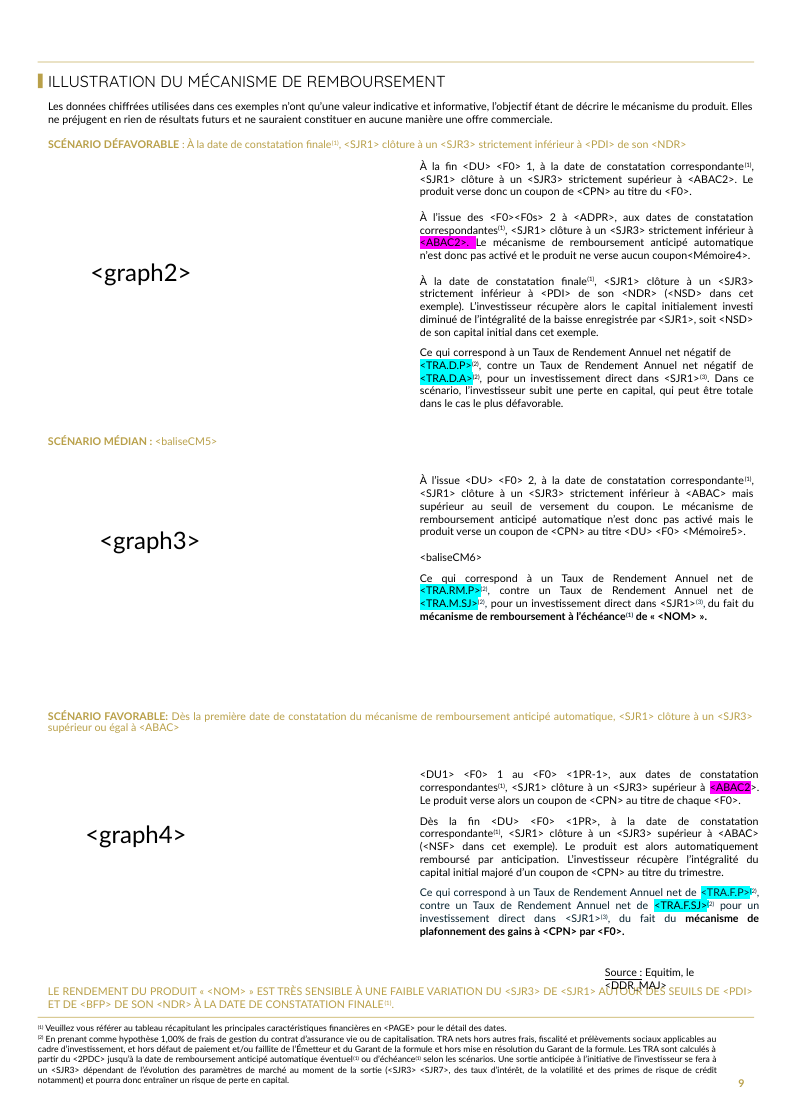
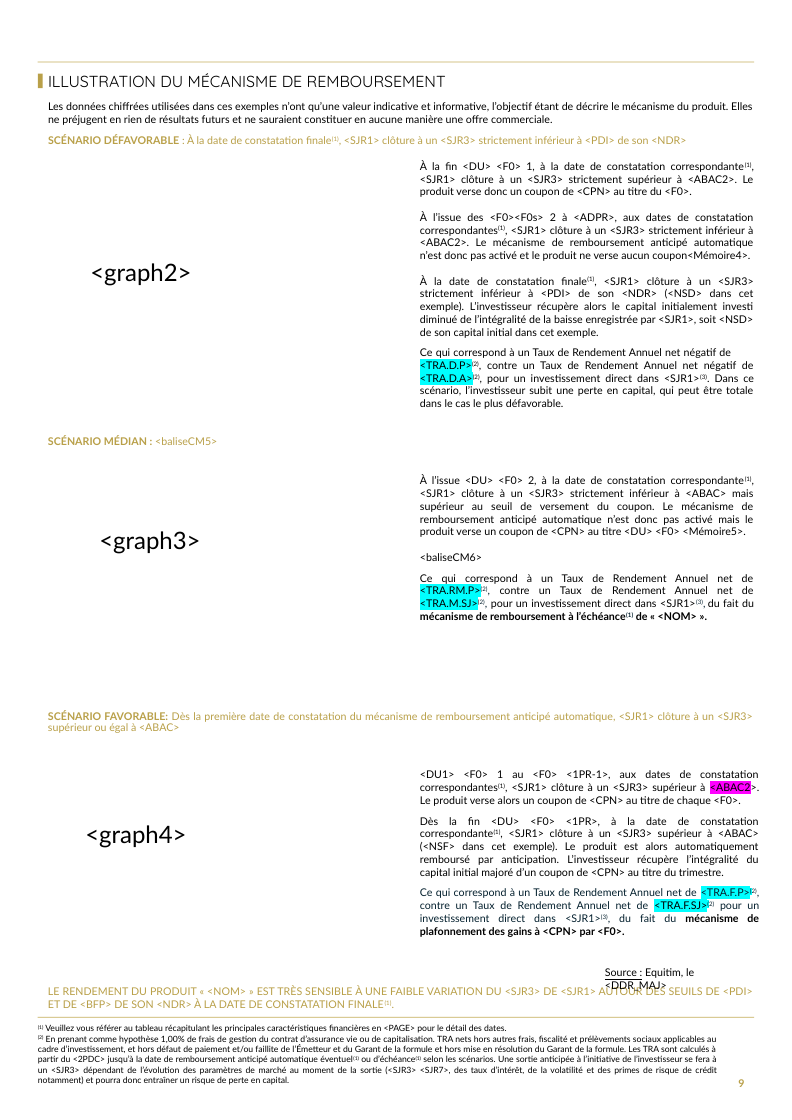
Before and after one commit to guillaumejacquin/equitim-project2, a slide deck: slide 9 of Templates/goldman sachs fci.pptx. Drawn at 792x1120 pixels with LibreOffice and Linux fonts; fonts in the diff are those of the drawing; background and template pictures are left out. Boxes give left, top, right and bottom in pixels: in the first picture for what was removed or moved away, otherwise in the second. Text is boxed around its words. In the diff, an @@ line names an element or a change of style, - is before the commit and + after.

```diff
--- a/Templates/goldman sachs fci.pptx
+++ b/Templates/goldman sachs fci.pptx
@@ text "SCÉNARIO DÉFAVORABLE : À la ..." moved from (x1=48, y1=139, x2=686, y2=148) to (x1=48, y1=135, x2=686, y2=144) @@
@@ text at (x1=420, y1=212, x2=753, y2=261): highlight #FF00FF to none in "<ABAC2>." @@
```
Also in this commit, not shown: 4 other slides changed, 21 other files.
